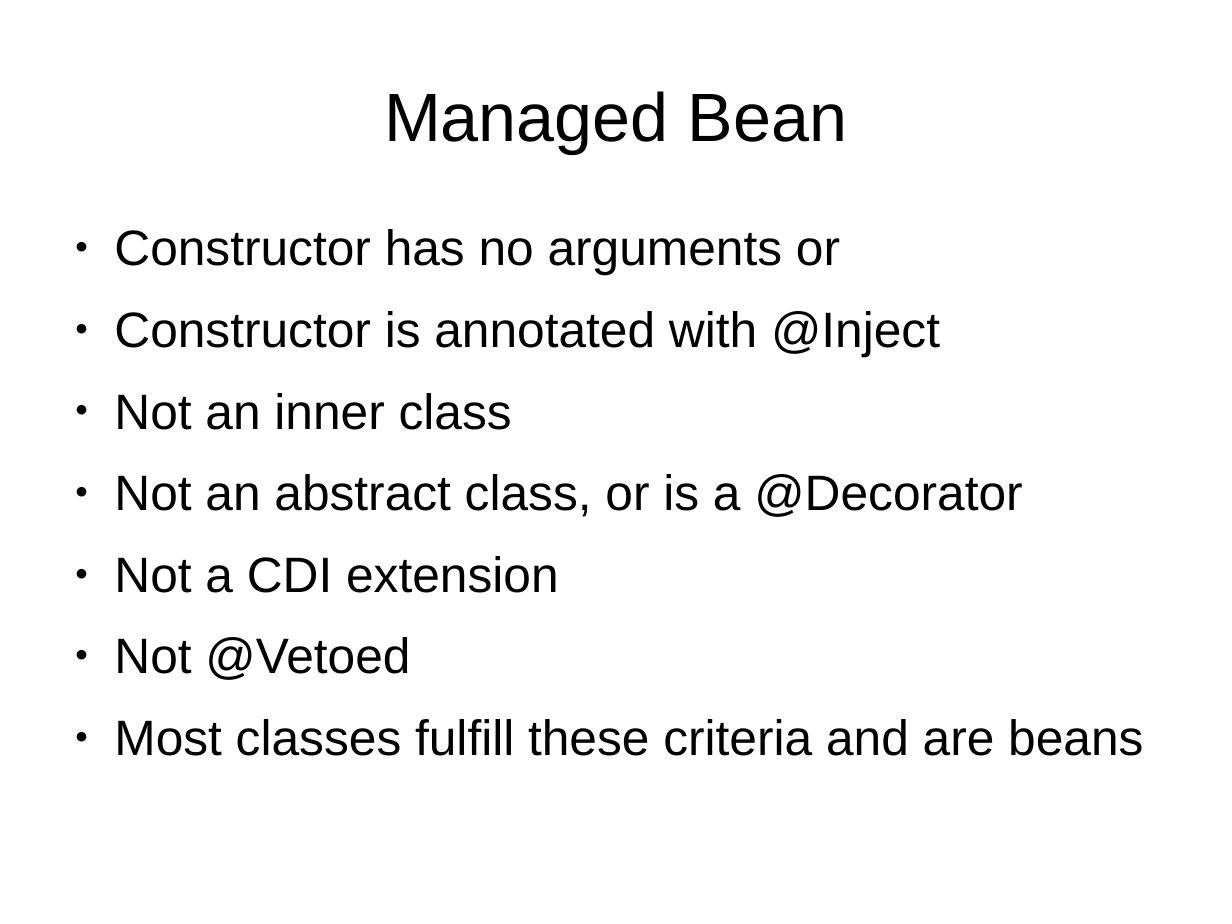
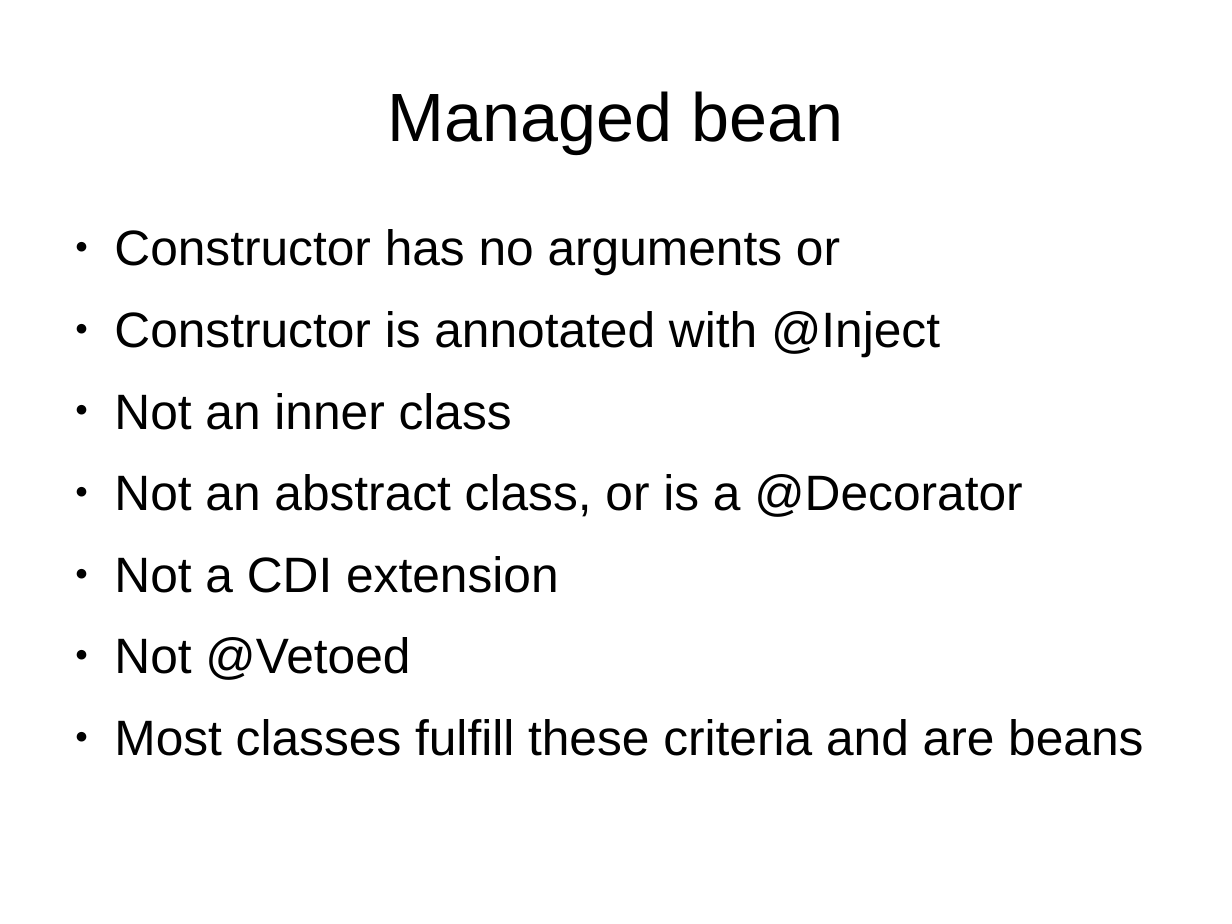
Before and after one commit to FrigoCoder/CDI, a slide deck: slide 10 of CDI.odp. Drawn at 1232x924 pixels with LibreOffice and Linux fonts; fonts in the diff are those of the drawing. Boxes give left, top, right and bottom in pixels: in the first picture for what was removed or moved away, otherwise in the second. Text is boxed around its words. In the diff, an @@ line names an element or a change of style, - is before the commit and + after.

```diff
--- a/CDI.odp
+++ b/CDI.odp
@@ title at [388, 91, 843, 153]: text changed @@
-Managed Bean
+Managed bean
```
Also in this commit, not shown: 8 other slides changed, 3 slides added, 5 other files.
